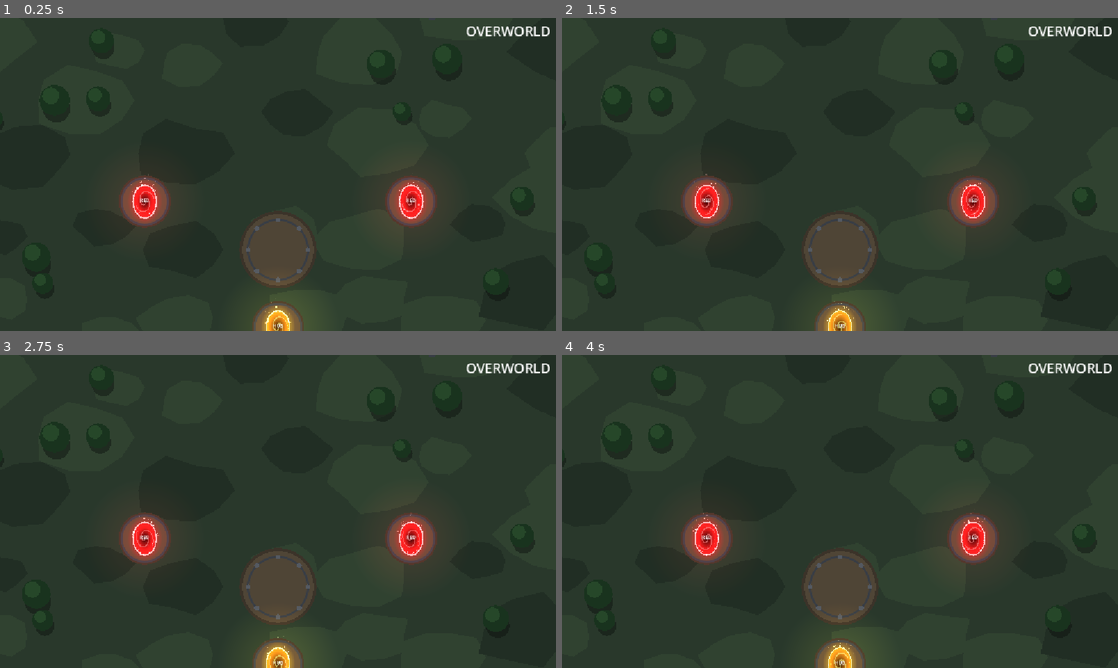
Above: before the commit, frames 1-4 (two rows, left to right).
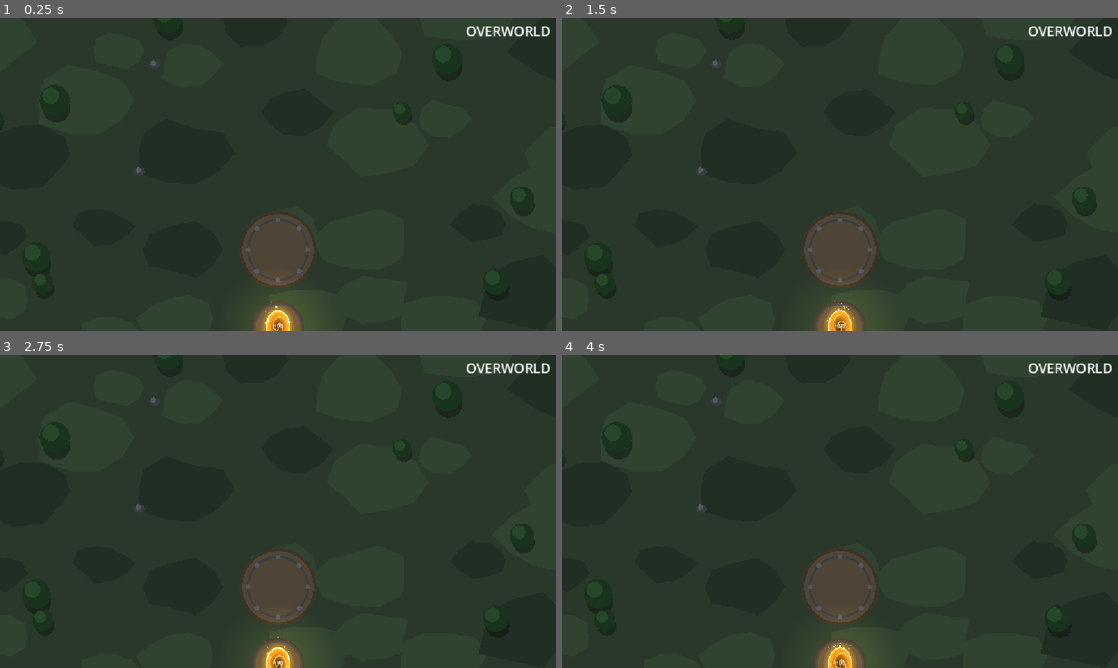
Above: after the commit, the same moments.

Repository: BestestGameStudio/gangU
Game: Godot game, scene res://scenes/overworld.tscn
Same seed, same stepped clock (60 frames per second), same inputs: the game is played once before the commit and once after it. This scene is started directly instead of the project's main scene.
Inputs (mouse positions are in pixels of both pictures, inside the frame that each line leads up to):
- Up to frame 1 (0.25 s): no input
- Up to frame 2 (1.5 s): tap Enter at 0.5 s; move the mouse to (962, 158) at 0.52 s; hold D (move_right) 0.53-1.25 s; hold Space (cast) 0.53-1.25 s; click (962, 158) at 0.67 s; drag from (728, 190) to (840, 327) at 1.27 s
- Up to frame 3 (2.75 s): move the mouse to (333, 442) at 2.02 s; hold D (move_right) from 2.03 s (still down); tap C at 2.1 s
- Up to frame 4 (4 s): release D (move_right) at 2.75 s; drag from (812, 574) to (706, 539) at 2.77 s; move the mouse to (1006, 558) at 3.52 s; hold A (move_left) from 3.53 s (still down); tap M at 3.6 s

The runs differ from the first frame. In frame 1, 2.5% of the frame differs, in the area x 21-79%, y 13-68%; in frame 2, 2.5%; in frame 3, 2.5%; in frame 4, 2.5%.

Commit message:
feat(overworld): spread dungeon gates across the expanded map (#446)
Hand-placed the seven dungeon gates around the whole #436 field (west,
east, south-west, south-east, north-west, north, north-east); hub gate
and arrival point stay near the center. Entrance guards and patrol
loops moved with their gates (same relative layout); the two east-west
migrant paths now cross the opened-up middle.

OverworldGround also keeps decor off every entrance-guard post and
patrol loop (PATROL_CLEAR), so solid trees never land on a moved beat.

Tests: new test446_gate_spread; test436 decor hash re-pinned; test95
expects the new positions; test306/test50b pin the gate beside the
spawn since they test transport/labels, not layout.

Co-Authored-By: Claude Opus 5.5 <noreply@anthropic.com>
Co-authored-by: Daniel Chua <351329964+instinct-dc@users.noreply.github.com>

Diff:
--- a/scenes/overworld.tscn
+++ b/scenes/overworld.tscn
@@ -62,39 +62,39 @@
 label_text = "HUB"
 
 [node name="GateNormal" parent="." instance=ExtResource("346_gate")]
-position = Vector2(300, 380)
+position = Vector2(-1100, 50)
 target_dungeon = ExtResource("346_dna")
 offering = ExtResource("350_offer")
 
 [node name="GateRed" parent="." instance=ExtResource("346_gate")]
-position = Vector2(852, 380)
+position = Vector2(2252, 50)
 gate_type = 1
 target_dungeon = ExtResource("346_dnb")
 offering = ExtResource("350_offer")
 
 [node name="GateGenerated" parent="." instance=ExtResource("346_gate")]
-position = Vector2(150, -520)
+position = Vector2(-700, 1050)
 target_dungeon = ExtResource("346_dng")
 label_text = "GENERATED"
 
 [node name="GateBoss" parent="." instance=ExtResource("346_gate")]
-position = Vector2(1050, -860)
+position = Vector2(1850, -1200)
 gate_type = 2
 target_dungeon = ExtResource("346_dnc")
 
 [node name="GateBeast" parent="." instance=ExtResource("346_gate")]
-position = Vector2(300, -860)
+position = Vector2(-700, -1200)
 gate_type = 2
 target_dungeon = ExtResource("346_dnd")
 label_text = "BEAST"
 
 [node name="GateDefense" parent="." instance=ExtResource("346_gate")]
-position = Vector2(1000, -520)
+position = Vector2(1850, 1050)
 target_dungeon = ExtResource("337_dne")
 label_text = "DEFENSE"
 
 [node name="GateMaze" parent="." instance=ExtResource("346_gate")]
-position = Vector2(576, -860)
+position = Vector2(576, -1650)
 target_dungeon = ExtResource("367_maze")
 label_text = "MAZE"
 
@@ -103,33 +103,33 @@
 [node name="GuardsNormal" type="Node" parent="EntranceGuards"]
 script = ExtResource("346_guards")
 dungeon_id = &"dungeon_a"
-entries = [{ "position": Vector2(210, 300), "enemy": ExtResource("346_enemy"), "reward_table": ExtResource("346_table"), "definition": ExtResource("346_guard_def") }, { "position": Vector2(330, 270), "enemy": ExtResource("346_enemy"), "reward_table": ExtResource("346_table"), "definition": ExtResource("373_patrol_def"), "route": [Vector2(330, 270), Vector2(400, 250), Vector2(390, 170), Vector2(290, 180)] }, { "position": Vector2(370, 340), "enemy": ExtResource("392_slime"), "reward_table": ExtResource("346_table"), "definition": ExtResource("414_slime_patrol_def"), "route": [Vector2(370, 340), Vector2(420, 310), Vector2(400, 240), Vector2(330, 260)] }, { "position": Vector2(160, 420), "enemy": ExtResource("346_enemy"), "reward_table": ExtResource("346_table"), "definition": ExtResource("373_patrol_def"), "route": [Vector2(160, 420), Vector2(110, 460), Vector2(90, 380), Vector2(140, 370)] }]
+entries = [{ "position": Vector2(-1190, -30), "enemy": ExtResource("346_enemy"), "reward_table": ExtResource("346_table"), "definition": ExtResource("346_guard_def") }, { "position": Vector2(-1070, -60), "enemy": ExtResource("346_enemy"), "reward_table": ExtResource("346_table"), "definition": ExtResource("373_patrol_def"), "route": [Vector2(-1070, -60), Vector2(-1000, -80), Vector2(-1010, -160), Vector2(-1110, -150)] }, { "position": Vector2(-1030, 10), "enemy": ExtResource("392_slime"), "reward_table": ExtResource("346_table"), "definition": ExtResource("414_slime_patrol_def"), "route": [Vector2(-1030, 10), Vector2(-980, -20), Vector2(-1000, -90), Vector2(-1070, -70)] }, { "position": Vector2(-1240, 90), "enemy": ExtResource("346_enemy"), "reward_table": ExtResource("346_table"), "definition": ExtResource("373_patrol_def"), "route": [Vector2(-1240, 90), Vector2(-1290, 130), Vector2(-1310, 50), Vector2(-1260, 40)] }]
 player_path = NodePath("../../Player")
 
 [node name="GuardsRed" type="Node" parent="EntranceGuards"]
 script = ExtResource("346_guards")
 dungeon_id = &"dungeon_b"
-entries = [{ "position": Vector2(822, 270), "enemy": ExtResource("346_enemy"), "reward_table": ExtResource("346_table"), "definition": ExtResource("346_guard_def") }, { "position": Vector2(942, 300), "enemy": ExtResource("346_enemy"), "reward_table": ExtResource("346_table"), "definition": ExtResource("373_patrol_def"), "route": [Vector2(942, 300), Vector2(1020, 260), Vector2(1000, 170), Vector2(900, 180)] }, { "position": Vector2(870, 380), "enemy": ExtResource("346_enemy"), "reward_table": ExtResource("346_table"), "definition": ExtResource("373_patrol_def"), "route": [Vector2(870, 380), Vector2(960, 400), Vector2(1010, 330), Vector2(930, 330)] }]
+entries = [{ "position": Vector2(2222, -60), "enemy": ExtResource("346_enemy"), "reward_table": ExtResource("346_table"), "definition": ExtResource("346_guard_def") }, { "position": Vector2(2342, -30), "enemy": ExtResource("346_enemy"), "reward_table": ExtResource("346_table"), "definition": ExtResource("373_patrol_def"), "route": [Vector2(2342, -30), Vector2(2420, -70), Vector2(2400, -160), Vector2(2300, -150)] }, { "position": Vector2(2270, 50), "enemy": ExtResource("346_enemy"), "reward_table": ExtResource("346_table"), "definition": ExtResource("373_patrol_def"), "route": [Vector2(2270, 50), Vector2(2360, 70), Vector2(2410, 0), Vector2(2330, 0)] }]
 player_path = NodePath("../../Player")
 
 [node name="GuardsGenerated" type="Node" parent="EntranceGuards"]
 script = ExtResource("346_guards")
-entries = [{ "position": Vector2(60, -600), "enemy": ExtResource("346_enemy"), "reward_table": ExtResource("346_table"), "definition": ExtResource("346_guard_def") }, { "position": Vector2(240, -610), "enemy": ExtResource("346_enemy"), "reward_table": ExtResource("346_table"), "definition": ExtResource("373_patrol_def"), "route": [Vector2(240, -610), Vector2(320, -560), Vector2(310, -460), Vector2(230, -430)] }, { "position": Vector2(150, -680), "enemy": ExtResource("346_enemy"), "reward_table": ExtResource("346_table"), "definition": ExtResource("373_patrol_def"), "route": [Vector2(150, -680), Vector2(40, -700), Vector2(10, -780), Vector2(160, -790), Vector2(260, -720)] }, { "position": Vector2(180, -500), "enemy": ExtResource("346_enemy"), "reward_table": ExtResource("346_table"), "definition": ExtResource("373_patrol_def"), "route": [Vector2(180, -500), Vector2(250, -470), Vector2(260, -540), Vector2(190, -560)] }]
+entries = [{ "position": Vector2(-790, 970), "enemy": ExtResource("346_enemy"), "reward_table": ExtResource("346_table"), "definition": ExtResource("346_guard_def") }, { "position": Vector2(-610, 960), "enemy": ExtResource("346_enemy"), "reward_table": ExtResource("346_table"), "definition": ExtResource("373_patrol_def"), "route": [Vector2(-610, 960), Vector2(-530, 1010), Vector2(-540, 1110), Vector2(-620, 1140)] }, { "position": Vector2(-700, 890), "enemy": ExtResource("346_enemy"), "reward_table": ExtResource("346_table"), "definition": ExtResource("373_patrol_def"), "route": [Vector2(-700, 890), Vector2(-810, 870), Vector2(-840, 790), Vector2(-690, 780), Vector2(-590, 850)] }, { "position": Vector2(-670, 1070), "enemy": ExtResource("346_enemy"), "reward_table": ExtResource("346_table"), "definition": ExtResource("373_patrol_def"), "route": [Vector2(-670, 1070), Vector2(-600, 1100), Vector2(-590, 1030), Vector2(-660, 1010)] }]
 player_path = NodePath("../../Player")
 
 [node name="GuardsBeast" type="Node" parent="EntranceGuards"]
 script = ExtResource("346_guards")
 dungeon_id = &"dungeon_d"
-entries = [{ "position": Vector2(210, -760), "enemy": ExtResource("346_enemy"), "reward_table": ExtResource("346_table"), "definition": ExtResource("346_guard_def") }, { "position": Vector2(390, -760), "enemy": ExtResource("346_enemy"), "reward_table": ExtResource("346_table"), "definition": ExtResource("373_patrol_def"), "route": [Vector2(390, -760), Vector2(470, -800), Vector2(480, -880)] }, { "position": Vector2(200, -960), "enemy": ExtResource("346_enemy"), "reward_table": ExtResource("346_table"), "definition": ExtResource("373_patrol_def"), "route": [Vector2(200, -960), Vector2(120, -900), Vector2(110, -1000), Vector2(220, -1040)] }, { "position": Vector2(400, -960), "enemy": ExtResource("346_enemy"), "reward_table": ExtResource("346_table"), "definition": ExtResource("373_patrol_def"), "route": [Vector2(400, -960), Vector2(330, -1040), Vector2(470, -1040)] }]
+entries = [{ "position": Vector2(-790, -1100), "enemy": ExtResource("346_enemy"), "reward_table": ExtResource("346_table"), "definition": ExtResource("346_guard_def") }, { "position": Vector2(-610, -1100), "enemy": ExtResource("346_enemy"), "reward_table": ExtResource("346_table"), "definition": ExtResource("373_patrol_def"), "route": [Vector2(-610, -1100), Vector2(-530, -1140), Vector2(-520, -1220)] }, { "position": Vector2(-800, -1300), "enemy": ExtResource("346_enemy"), "reward_table": ExtResource("346_table"), "definition": ExtResource("373_patrol_def"), "route": [Vector2(-800, -1300), Vector2(-880, -1240), Vector2(-890, -1340), Vector2(-780, -1380)] }, { "position": Vector2(-600, -1300), "enemy": ExtResource("346_enemy"), "reward_table": ExtResource("346_table"), "definition": ExtResource("373_patrol_def"), "route": [Vector2(-600, -1300), Vector2(-670, -1380), Vector2(-530, -1380)] }]
 player_path = NodePath("../../Player")
 
 [node name="GuardsBoss" type="Node" parent="EntranceGuards"]
 script = ExtResource("346_guards")
 dungeon_id = &"dungeon_c"
-entries = [{ "position": Vector2(960, -760), "enemy": ExtResource("346_enemy"), "reward_table": ExtResource("346_table"), "definition": ExtResource("346_guard_def") }, { "position": Vector2(1140, -760), "enemy": ExtResource("346_enemy"), "reward_table": ExtResource("346_table"), "definition": ExtResource("373_patrol_def"), "route": [Vector2(1140, -760), Vector2(1220, -800), Vector2(1230, -880)] }, { "position": Vector2(950, -960), "enemy": ExtResource("346_enemy"), "reward_table": ExtResource("346_table"), "definition": ExtResource("373_patrol_def"), "route": [Vector2(950, -960), Vector2(870, -900), Vector2(860, -1000), Vector2(970, -1040)] }, { "position": Vector2(1150, -960), "enemy": ExtResource("346_enemy"), "reward_table": ExtResource("346_table"), "definition": ExtResource("373_patrol_def"), "route": [Vector2(1150, -960), Vector2(1080, -1040), Vector2(1180, -990)] }]
+entries = [{ "position": Vector2(1760, -1100), "enemy": ExtResource("346_enemy"), "reward_table": ExtResource("346_table"), "definition": ExtResource("346_guard_def") }, { "position": Vector2(1940, -1100), "enemy": ExtResource("346_enemy"), "reward_table": ExtResource("346_table"), "definition": ExtResource("373_patrol_def"), "route": [Vector2(1940, -1100), Vector2(2020, -1140), Vector2(2030, -1220)] }, { "position": Vector2(1750, -1300), "enemy": ExtResource("346_enemy"), "reward_table": ExtResource("346_table"), "definition": ExtResource("373_patrol_def"), "route": [Vector2(1750, -1300), Vector2(1670, -1240), Vector2(1660, -1340), Vector2(1770, -1380)] }, { "position": Vector2(1950, -1300), "enemy": ExtResource("346_enemy"), "reward_table": ExtResource("346_table"), "definition": ExtResource("373_patrol_def"), "route": [Vector2(1950, -1300), Vector2(1880, -1380), Vector2(1980, -1330)] }]
 player_path = NodePath("../../Player")
 
 [node name="Roamers" type="Node" parent="."]
 script = ExtResource("373_spawn_data")
-entries = [{ "position": Vector2(-250, -200), "enemy": ExtRe …(114 unchanged characters)… e": [Vector2(-250, -200), Vector2(150, -250), Vector2(576, -180), Vector2(1000, -250), Vector2(1400, -200)] }, { "position": Vector2(-210, -160), "enemy": ExtResource("346_enemy"), "reward_table": ExtResource("346_table"), "definition": ExtResource("373_migrant_def"), "route": [Vector2(-210, -160), Vector2(190, -210), Vector2(616, -140), Vector2(1040, -210), Vector2(1440, -160)] }, { "position …(452 unchanged characters)…
+entries = [{ "position": Vector2(-250, -200), "enemy": ExtRe …(114 unchanged characters)… e": [Vector2(-250, -200), Vector2(150, -450), Vector2(576, -500), Vector2(1000, -450), Vector2(1400, -200)] }, { "position": Vector2(-210, -160), "enemy": ExtResource("346_enemy"), "reward_table": ExtResource("346_table"), "definition": ExtResource("373_migrant_def"), "route": [Vector2(-210, -160), Vector2(190, -410), Vector2(616, -460), Vector2(1040, -410), Vector2(1440, -160)] }, { "position …(452 unchanged characters)…
 player_path = NodePath("../../Player")
--- a/scripts/overworld_ground.gd
+++ b/scripts/overworld_ground.gd
@@ -35,6 +35,11 @@
 const DECOR_STEP := 120.0
 const ROAD_CLEAR := 70.0
 const GATE_CLEAR := 150.0
+## #446: decor also keeps this far from every entrance-guard post and patrol
+## loop, so a solid tree can never sit on a patrol's beat wherever its gate
+## is placed (gates were spread across the field and their guards moved
+## with them).
+const PATROL_CLEAR := 70.0
 
 const GRASS := Color(0.16, 0.22, 0.17)
 const GRASS_DARK := Color(0.13, 0.18, 0.14)
@@ -55,6 +60,8 @@
 var landmarks: Array[Vector2] = []
 ## Each road is a polyline from the arrival point to one gate.
 var roads: Array[PackedVector2Array] = []
+## #446: entrance-guard beats (closed loops; a lone post is a 1-point loop).
+var patrols: Array[PackedVector2Array] = []
 var patches: Array[PackedVector2Array] = []
 var patch_colors := PackedColorArray()
 ## Decor: {"kind": "tree"|"rock", "at": Vector2, "r": float}
@@ -111,6 +118,7 @@
 				landmarks.append((c as Node2D).position)
 	for i in landmarks.size():
 		roads.append(_road(spawn, landmarks[i], i))
+	_collect_patrols(area)
 	_build_patches()
 	_build_decor()
 	_plant_tree_collision(area)
@@ -210,12 +218,43 @@
 	map.set_cells(cells)
 	map.set_projectile_blockers(blockers)
 
+## #446: reads every EntranceGuards carrier under the area's
+## "EntranceGuards" container: each entry's post plus its patrol route.
+func _collect_patrols(area: Node) -> void:
+	patrols.clear()
+	var holder := area.get_node_or_null("EntranceGuards") if area != null else null
+	if holder == null:
+		return
+	for g in holder.get_children():
+		if not g is AreaSpawnData:
+			continue
+		for entry: Dictionary in (g as AreaSpawnData).entries:
+			var loop := PackedVector2Array([entry.get("position", Vector2.ZERO)])
+			for q in entry.get("route", []):
+				loop.append(q)
+			patrols.append(loop)
+
+## Distance from p to the nearest entrance-guard post or patrol loop.
+func patrol_distance(p: Vector2) -> float:
+	var best := INF
+	for loop in patrols:
+		var n := loop.size()
+		if n == 1:
+			best = minf(best, p.distance_to(loop[0]))
+		for i in n:
+			var a := loop[i]
+			var b := loop[(i + 1) % n]
+			best = minf(best, p.distance_to(Geometry2D.get_closest_point_to_segment(p, a, b)))
+	return best
+
 func _clear_spot(p: Vector2) -> bool:
 	if p.distance_to(spawn) < GATE_CLEAR:
 		return false
 	for l in landmarks:
 		if p.distance_to(l) < GATE_CLEAR:
 			return false
+	if patrol_distance(p) <= PATROL_CLEAR:
+		return false
 	return road_distance(p) > ROAD_CLEAR
 
 func _build_decor() -> void:
--- a/scripts/test306_gate_swap.gd
+++ b/scripts/test306_gate_swap.gd
@@ -65,6 +65,10 @@
 	# transport, so the gate is pinned NORMAL after its own _ready roll.
 	if gate != null:
 		gate.gate_type = Gate.GateType.NORMAL
+		# #446: the production gate now sits far west of the arrival point;
+		# this driver tests transport, not layout, so it walks into the
+		# gate at its pre-#446 spot next to the spawn.
+		gate.position = Vector2(300, 380)
 	_check("Overworld has production NORMAL gate with a target", gate != null and gate.gate_type == Gate.GateType.NORMAL and gate.target_dungeon != null)
 	if gate == null or gate.target_dungeon == null:
 		await _finish()
--- a/scripts/test436_overworld_size.gd
+++ b/scripts/test436_overworld_size.gd
@@ -61,6 +61,9 @@
 	_check(in_new_ring > in_old, "new ring is populated at the old density (%d new-ring vs %d old-field items)" % [in_new_ring, in_old])
 	# existing world untouched: every decor item inside the OLD inner blob
 	# keeps its exact kind, position and size (hash pinned from main).
+	# #446 re-pinned: spreading the gates out moved their roads, pads and
+	# guard beats (decor clear zones), so the old-field decor changed with
+	# them by design.
 	var poly := PackedVector2Array()
 	for i in 64:
 		var a := TAU * i / 64.0
@@ -71,7 +74,7 @@
 		if Geometry2D.is_point_in_polygon(d["at"], poly):
 			lines.append("%s %s %s" % [d["kind"], d["at"], d["r"]])
 	lines.sort()
-	_check("\n".join(lines).md5_text() == "3bd6588285fee186c069c9711cde5ea0", "old-field decor identical to main (%d items, hash-pinned)" % lines.size())
+	_check("\n".join(lines).md5_text() == "102c8692992e1f144aeccb49bf63f7e4", "old-field decor identical to main (%d items, hash-pinned)" % lines.size())
 
 	# clear zones hold across the whole field
 	var clear_ok := true
--- /dev/null
+++ b/scripts/test446_gate_spread.gd
@@ -0,0 +1,119 @@
+extends SceneTree
+## #446 harness: the overworld dungeon gates are spread out across the
+## expanded (#436) field (Daniel, 2026-11-09: "make the portals more spread
+## out in the map" -> use the whole bigger overworld, hand-placed fixed
+## positions, hub gate stays near the center).
+##   (A) every gate sits at its hand-placed position; the hub gate and the
+##       arrival point are unchanged.
+##   (B) the spread is real: the dungeon gates' bounding box spans most of
+##       the field and no two dungeon gates are closer than 1000 px.
+##   (C) the code-drawn ground covers every gate, with room to spare
+##       (inside 85% of the field ellipse), and every gate gets its pad.
+##   (D) every entrance guard / patrol point sits near its own gate
+##       (moved with it, same relative layout as before) and on the field.
+##   (E) decor keeps off every guard post and patrol loop.
+
+const EXPECTED := {
+	"GateHub": Vector2(576, 640),
+	"GateNormal": Vector2(-1100, 50),
+	"GateRed": Vector2(2252, 50),
+	"GateGenerated": Vector2(-700, 1050),
+	"GateDefense": Vector2(1850, 1050),
+	"GateBeast": Vector2(-700, -1200),
+	"GateMaze": Vector2(576, -1650),
+	"GateBoss": Vector2(1850, -1200),
+}
+const GUARD_GATE := {
+	"GuardsNormal": "GateNormal",
+	"GuardsRed": "GateRed",
+	"GuardsGenerated": "GateGenerated",
+	"GuardsBeast": "GateBeast",
+	"GuardsBoss": "GateBoss",
+}
+
+var failures := 0
+
+func _check(ok: bool, label: String) -> void:
+	if not ok:
+		failures += 1
+	print("[446] ", label, " -> ", "PASS" if ok else "FAIL")
+
+func _initialize() -> void:
+	call_deferred("_run")
+
+func _ellipse_r(p: Vector2) -> float:
+	var d := p - OverworldGround.CENTER
+	return Vector2(d.x / OverworldGround.RADII.x, d.y / OverworldGround.RADII.y).length()
+
+func _run() -> void:
+	var area: Node2D = load("res://scenes/overworld.tscn").instantiate()
+	root.add_child(area)
+	await physics_frame
+	var ground := area.get_node("Ground") as OverworldGround
+
+	# (A) hand-placed positions
+	for n in EXPECTED:
+		var g := area.get_node_or_null(n) as Node2D
+		_check(g != null and g.position == EXPECTED[n], "%s at %s" % [n, EXPECTED[n]])
+	_check((area.get_node("PlayerSpawn") as Node2D).position == Vector2(576, 480), "arrival point unchanged")
+	var hub_pos: Vector2 = EXPECTED["GateHub"]
+	_check(_ellipse_r(hub_pos) < 0.4, "hub gate stays near the field center")
+
+	# (B) spread
+	var dungeon_gates: Array[Vector2] = []
+	for n in EXPECTED:
+		if n != "GateHub":
+			dungeon_gates.append(EXPECTED[n])
+	var box := Rect2(dungeon_gates[0], Vector2.ZERO)
+	for p in dungeon_gates:
+		box = box.expand(p)
+	_check(box.size.x >= OverworldGround.RADII.x * 2.0 * 0.6, "gates span >= 60%% of the field width (%.0f px)" % box.size.x)
+	_check(box.size.y >= OverworldGround.RADII.y * 2.0 * 0.6, "gates span >= 60%% of the field height (%.0f px)" % box.size.y)
+	var min_d := INF
+	for i in dungeon_gates.size():
+		for j in range(i + 1, dungeon_gates.size()):
+			min_d = minf(min_d, dungeon_gates[i].distance_to(dungeon_gates[j]))
+	_check(min_d >= 1000.0, "no two dungeon gates closer than 1000 px (min %.0f)" % min_d)
+	var far := 0
+	for p in dungeon_gates:
+		if p.distance_to(hub_pos) > 1200.0:
+			far += 1
+	_check(far == dungeon_gates.size(), "every dungeon gate is > 1200 px from the hub gate")
+
+	# (C) ground coverage
+	_check(ground.landmarks.size() == EXPECTED.size(), "ground has a pad for all %d gates" % EXPECTED.size())
+	for n in EXPECTED:
+		var p: Vector2 = EXPECTED[n]
+		_check(ground.covers(p) and _ellipse_r(p) <= 0.85, "%s on the field with margin (r=%.2f)" % [n, _ellipse_r(p)])
+		_check(ground.landmarks.has(p), "%s has its landing pad" % n)
+
+	# (D) guards moved with their gates
+	var holder := area.get_node("EntranceGuards")
+	for gname in GUARD_GATE:
+		var guards := holder.get_node(gname) as EntranceGuards
+		var gate_pos: Vector2 = EXPECTED[GUARD_GATE[gname]]
+		var ok := true
+		var on_field := true
+		for entry in guards.entries:
+			var pts: Array = [entry["position"]]
+			pts.append_array(entry.get("route", []))
+			for q in pts:
+				if (q as Vector2).distance_to(gate_pos) > 300.0:
+					ok = false
+				if not ground.covers(q):
+					on_field = false
+		_check(ok, "%s posts/patrols within 300 px of %s" % [gname, GUARD_GATE[gname]])
+		_check(on_field, "%s points all on the field" % gname)
+
+	# (E) no decor on any guard post or patrol loop (solid trees would stall
+	# the patrols at their new spots).
+	_check(ground.patrols.size() > 0, "ground read the guard beats (%d)" % ground.patrols.size())
+	var off_beat := true
+	for d in ground.decor:
+		if ground.patrol_distance(d["at"]) <= OverworldGround.PATROL_CLEAR:
+			off_beat = false
+	_check(off_beat, "no tree or rock within %.0f px of a guard post / patrol loop" % OverworldGround.PATROL_CLEAR)
+
+	print("[446] failures: ", failures)
+	print("RESULT: ALL PASS" if failures == 0 else "RESULT: FAIL")
+	quit(1 if failures > 0 else 0)
--- a/scripts/test50b_gate_label_visible.gd
+++ b/scripts/test50b_gate_label_visible.gd
@@ -132,6 +132,11 @@
 			main.enter_overworld()
 			for e in get_nodes_in_group("enemies"):
 				e.free()
+			# #446: production gates are spread across the field, off screen
+			# from the spawn. This harness measures label placement, so the
+			# two gates go back to their pre-#446 spots beside the spawn.
+			(main.current_area.get_node("GateNormal") as Node2D).position = Vector2(300, 380)
+			(main.current_area.get_node("GateRed") as Node2D).position = Vector2(852, 380)
 			_cam_stable = 0
 			_cam_last = Vector2.INF
 			_stage = 3
--- a/scripts/test95_background_visual.gd
+++ b/scripts/test95_background_visual.gd
@@ -90,8 +90,9 @@
 	_check(hub.get_node("PlayerSpawn").position == Vector2(576, 480), "hub PlayerSpawn untouched")
 	# #346: the dungeon gates moved to the overworld at the same coordinates.
 	var ow: Node2D = load("res://scenes/overworld.tscn").instantiate()
-	_check(ow.get_node("GateNormal").position == Vector2(300, 380), "overworld GateNormal at the old hub spot")
-	_check(ow.get_node("GateRed").position == Vector2(852, 380), "overworld GateRed at the old hub spot")
+	# #446: spread out across the expanded field (hand-placed, west / east).
+	_check(ow.get_node("GateNormal").position == Vector2(-1100, 50), "overworld GateNormal at its #446 spot")
+	_check(ow.get_node("GateRed").position == Vector2(2252, 50), "overworld GateRed at its #446 spot")
 	ow.free()
 
 	# ---- DUNGEONS ----
